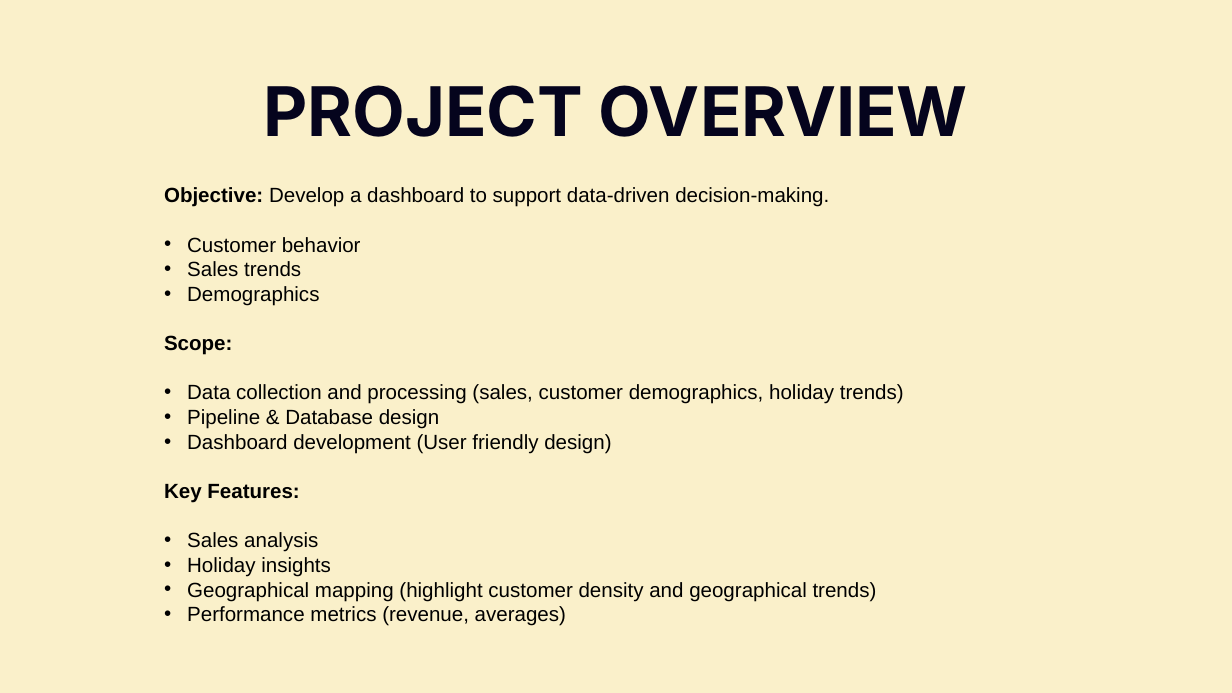
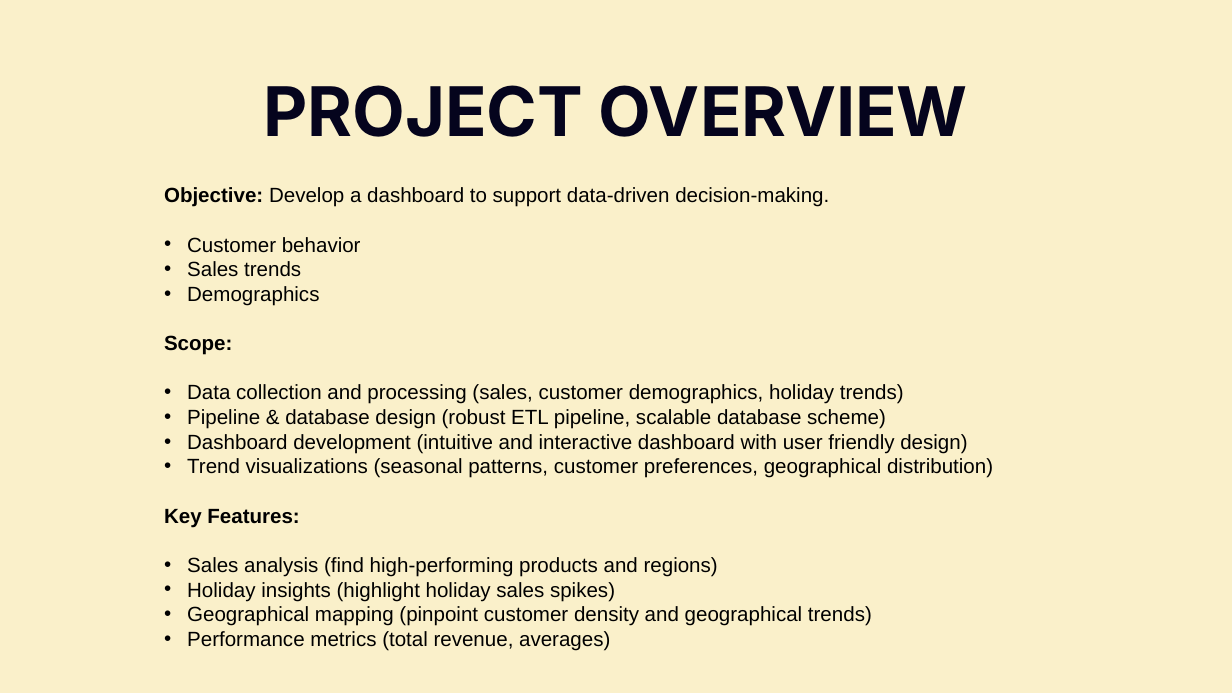
Before and after one commit to nair-j-karthik/DS-5110, a slide deck: slide 2 of Final Presenation DS5110.pptx. Drawn at 1232x693 pixels with LibreOffice and Linux fonts; fonts in the diff are those of the drawing. Boxes give left, top, right and bottom in pixels: in the first picture for what was removed or moved away, otherwise in the second. Text is boxed around its words. In the diff, an @@ line names an element or a change of style, - is before the commit and + after.

```diff
--- a/Final Presenation DS5110.pptx
+++ b/Final Presenation DS5110.pptx
@@ text at [187, 409, 993, 478]: text changed @@
-• Pipeline & Database design
-• Dashboard development (User friendly design)
+• Pipeline & database design (robust ETL pipeline, scalable database scheme)
+• Dashboard development (intuitive and interactive dashboard with user friendly design)
+• Trend visualizations (seasonal patterns, customer preferences, geographical distribution)
@@ text at [187, 557, 872, 651]: text changed @@
-• Sales analysis
-• Holiday insights
-• Geographical mapping (highlight customer density and geographical trends)
-• Performance metrics (revenue, averages)
+• Sales analysis (find high-performing products and regions)
+• Holiday insights (highlight holiday sales spikes)
+• Geographical mapping (pinpoint customer density and geographical trends)
+• Performance metrics (total revenue, averages)
```
Also in this commit, not shown: 2 other slides changed, 3 slides added, 2 slides removed.
